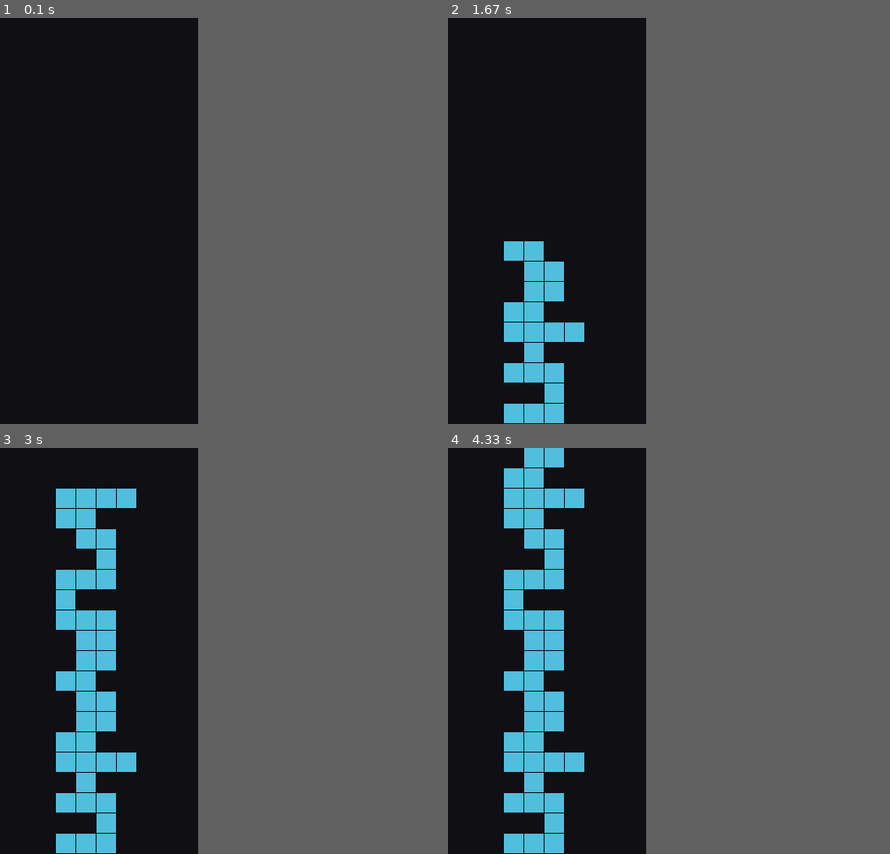
Above: before the commit, frames 1-4 (two rows, left to right).
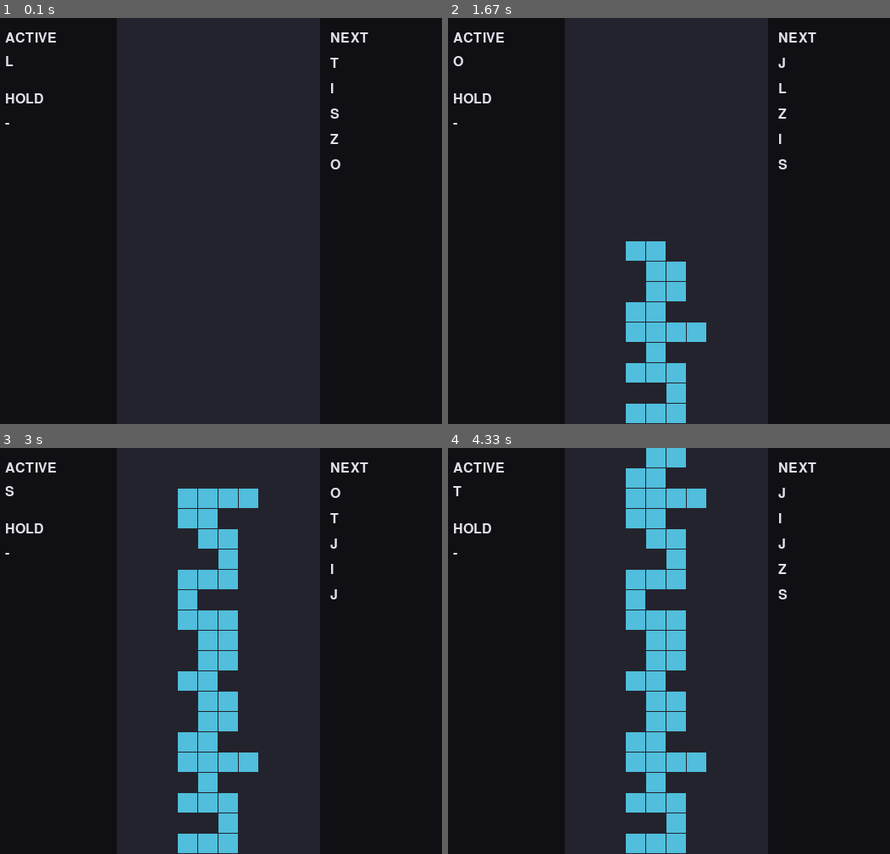
Above: after the commit, the same moments.

Repository: tomiya7688/kadoka_tetris_ai
Game: pygame game, started from src/tetris/main.py
The game is run twice, just before and just after one commit, with the same random seed, the same clock (stepped at 60 frames per second) and the same inputs.
Inputs:
- Up to frame 1 (0.1 s): no input
- Up to frame 2 (1.67 s): tap Space at 0.33, 0.73, 1.03, 1.23, 1.57 s
- Up to frame 3 (3 s): tap Space at 1.87, 2.07, 2.37, 2.63, 2.97 s
- Up to frame 4 (4.33 s): tap Space at 3.27, 3.4 s
The window is 240x480 before the commit and 528x480 after it. Grey fills any space a smaller window leaves; there, only what the larger window draws over its background counts as a difference.

The runs differ from the first frame. In frame 1, 46% of the frame differs, in the area x 1-100%, y 0-100%; in frame 2, 51%; in frame 3, 55%; in frame 4, 55%, in the area x 1-84%, y 0-100%.

Commit message:
Render visible HOLD NEXT and active metadata

Diff:
--- a/src/tetris/adapters/pygame_view.py
+++ b/src/tetris/adapters/pygame_view.py
@@ -4,18 +4,28 @@
 
 
 class PygameView:
-    def __init__(self, cell_size: int = 24):
+    def __init__(self, cell_size: int = 24, side_panel_cells: int = 6):
         self.cell_size = cell_size
+        self.side_panel_width = side_panel_cells * cell_size
         self._pygame = None
+        self._font = None
         self.screen = None
+        self._board_width = 0
+        self._visible_height = 0
 
     def open(self, width: int = 10, height: int = 20) -> None:
         import pygame
 
         self._pygame = pygame
+        self._board_width = width
+        self._visible_height = height
         pygame.init()
+        self._font = pygame.font.Font(None, max(18, self.cell_size))
         self.screen = pygame.display.set_mode(
-            (width * self.cell_size, height * self.cell_size)
+            (
+                width * self.cell_size + self.side_panel_width * 2,
+                height * self.cell_size,
+            )
         )
         pygame.display.set_caption("Kadoka Tetris")
 
@@ -28,6 +38,7 @@
         self._prepare_frame()
         self._draw_board_cells(state.board)
         self._draw_active_piece(state)
+        self._draw_visible_metadata(state)
         self._finish_frame()
 
     def close(self) -> None:
@@ -38,6 +49,16 @@
         if self.screen is None:
             raise RuntimeError("view is not open")
         self.screen.fill((15, 15, 20))
+        self._pygame.draw.rect(
+            self.screen,
+            (35, 35, 45),
+            (
+                self.side_panel_width,
+                0,
+                self._board_width * self.cell_size,
+                self._visible_height * self.cell_size,
+            ),
+        )
 
     def _draw_board_cells(self, board: Board) -> None:
         for x, y in board.cells():
@@ -51,6 +72,26 @@
             draw_y = state.active.y + y - state.board.hidden_rows
             self._draw_cell(draw_x, draw_y, (220, 190, 80))
 
+    def _draw_visible_metadata(self, state: GameState) -> None:
+        active_name = state.active.kind.value if state.active is not None else "-"
+        hold_name = state.hold.value if state.hold is not None else "-"
+
+        self._draw_text("ACTIVE", 12, 16)
+        self._draw_text(active_name, 12, 44)
+        self._draw_text("HOLD", 12, 88)
+        self._draw_text(hold_name, 12, 116)
+
+        right_x = self.side_panel_width + self._board_width * self.cell_size + 12
+        self._draw_text("NEXT", right_x, 16)
+        for index, piece in enumerate(state.next_pieces):
+            self._draw_text(piece.value, right_x, 46 + index * 30)
+
+    def _draw_text(self, text: str, x: int, y: int) -> None:
+        if self._font is None:
+            raise RuntimeError("view is not open")
+        surface = self._font.render(text, True, (225, 225, 235))
+        self.screen.blit(surface, (x, y))
+
     def _draw_cell(self, x: int, y: int, color: tuple[int, int, int]) -> None:
         if y < 0:
             return
@@ -58,7 +99,7 @@
             self.screen,
             color,
             (
-                x * self.cell_size,
+                self.side_panel_width + x * self.cell_size,
                 y * self.cell_size,
                 self.cell_size - 1,
                 self.cell_size - 1,
